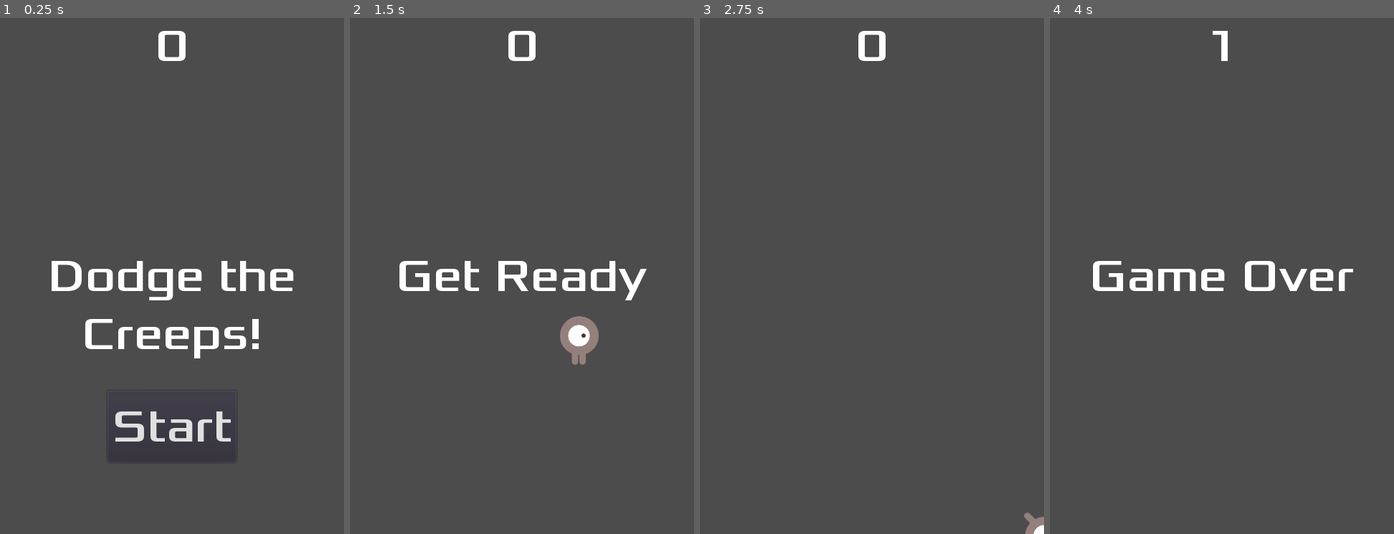
Above: before the commit, frames 1-4 (left to right).
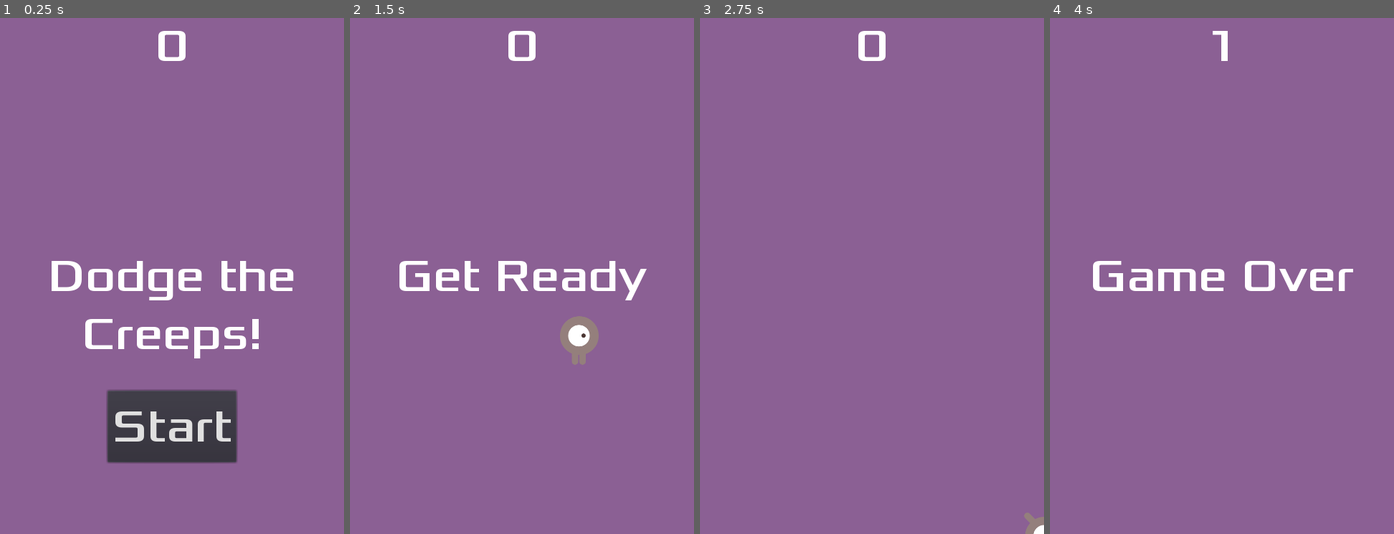
Above: after the commit, the same moments.

Repository: Sleet827/Dodge-Game
Game: Godot game, scene res://Main.tscn
The game is run twice, just before and just after one commit, with the same random seed, the same clock (stepped at 60 frames per second) and the same inputs.
Inputs:
- Up to frame 1 (0.25 s): no input
- Up to frame 2 (1.5 s): click "Start" at 0.5 s; tap Enter at 1.25 s; hold Right (ui_right) from 1.28 s (still down)
- Up to frame 3 (2.75 s): release Right (ui_right) at 2.03 s; hold Down (ui_down) from 2.03 s (still down)
- Up to frame 4 (4 s): release Down (ui_down) at 2.78 s; hold Right (ui_right) 2.78-3.53 s; hold Up (ui_up) from 3.53 s (still down)

The runs differ from the first frame. In frame 1, 92% of the frame differs, in the area x 0-100%, y 0-100%; in frame 2, 97%; in frame 3, 100%; in frame 4, 98%.

Commit message:
Add files via upload

Diff:
--- a/HUD.tscn
+++ b/HUD.tscn
@@ -6,6 +6,12 @@
 [sub_resource type="DynamicFont" id=1]
 size = 64
 font_data = ExtResource( 2 )
+
+[sub_resource type="InputEventAction" id=2]
+action = "ui_select"
+
+[sub_resource type="ShortCut" id=3]
+shortcut = SubResource( 2 )
 
 [node name="HUD" type="CanvasLayer"]
 script = ExtResource( 1 )
@@ -44,6 +50,7 @@
 margin_right = 90.0
 margin_bottom = -100.0
 custom_fonts/font = SubResource( 1 )
+shortcut = SubResource( 3 )
 text = "Start"
 __meta__ = {
 "_edit_use_anchors_": false
--- a/Main.gd
+++ b/Main.gd
@@ -14,6 +14,8 @@
 	$MobTimer.stop()
 	$HUD.show_game_over()
 	get_tree().call_group("mobs", "queue_free")
+	$Music.stop()
+	$DeathSound.play()
 
 func new_game():
 	score = 0
@@ -21,6 +23,7 @@
 	$StartTimer.start()
 	$HUD.update_score(score)
 	$HUD.show_message("Get Ready")
+	$Music.play()
 
 func _on_StartTimer_timeout():
 	$ScoreTimer.start()
--- a/Main.tscn
+++ b/Main.tscn
@@ -1,9 +1,11 @@
-[gd_scene load_steps=6 format=2]
+[gd_scene load_steps=8 format=2]
 
 [ext_resource path="res://Mob.tscn" type="PackedScene" id=1]
 [ext_resource path="res://Player.tscn" type="PackedScene" id=2]
 [ext_resource path="res://Main.gd" type="Script" id=3]
 [ext_resource path="res://HUD.tscn" type="PackedScene" id=4]
+[ext_resource path="res://dodge_assets/art/House In a Forest Loop.ogg" type="AudioStream" id=5]
+[ext_resource path="res://dodge_assets/art/gameover.wav" type="AudioStream" id=6]
 
 [sub_resource type="Curve2D" id=1]
 _data = {
@@ -13,6 +15,14 @@
 [node name="Main" type="Node"]
 script = ExtResource( 3 )
 Mob = ExtResource( 1 )
+
+[node name="ColorRect" type="ColorRect" parent="."]
+anchor_right = 1.0
+anchor_bottom = 1.0
+color = Color( 0.546471, 0.375137, 0.582031, 1 )
+__meta__ = {
+"_edit_use_anchors_": false
+}
 
 [node name="Player" parent="." instance=ExtResource( 2 )]
 
@@ -34,6 +44,12 @@
 [node name="MobSpawnLocation" type="PathFollow2D" parent="MobPath"]
 
 [node name="HUD" parent="." instance=ExtResource( 4 )]
+
+[node name="Music" type="AudioStreamPlayer" parent="."]
+stream = ExtResource( 5 )
+
+[node name="DeathSound" type="AudioStreamPlayer" parent="."]
+stream = ExtResource( 6 )
 [connection signal="hit" from="Player" to="." method="_on_Player_hit"]
 [connection signal="timeout" from="MobTimer" to="." method="_on_MobTimer_timeout"]
 [connection signal="timeout" from="ScoreTimer" to="." method="_on_ScoreTimer_timeout"]
Not shown: 1 places in HUD.tscn that only renumber resources
